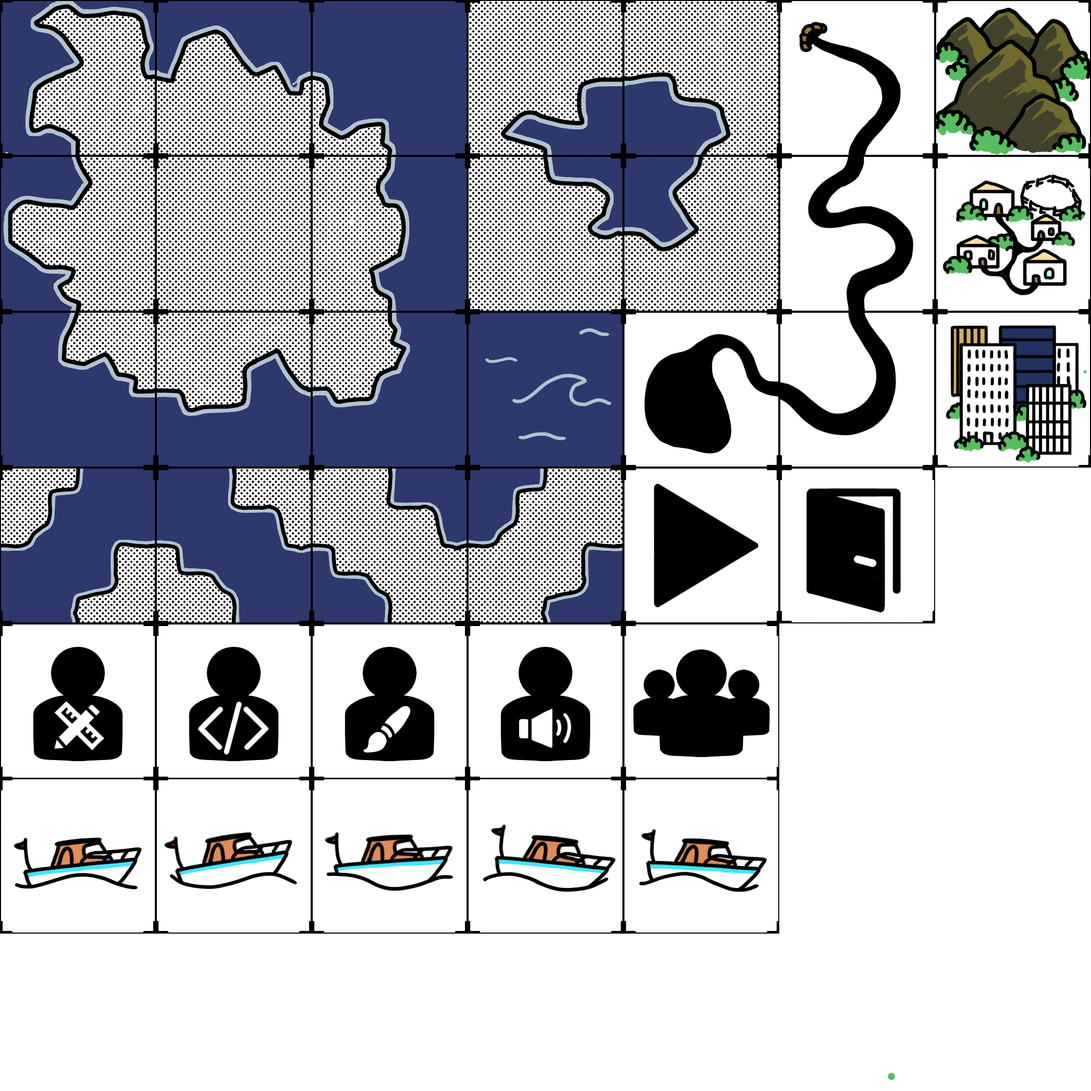
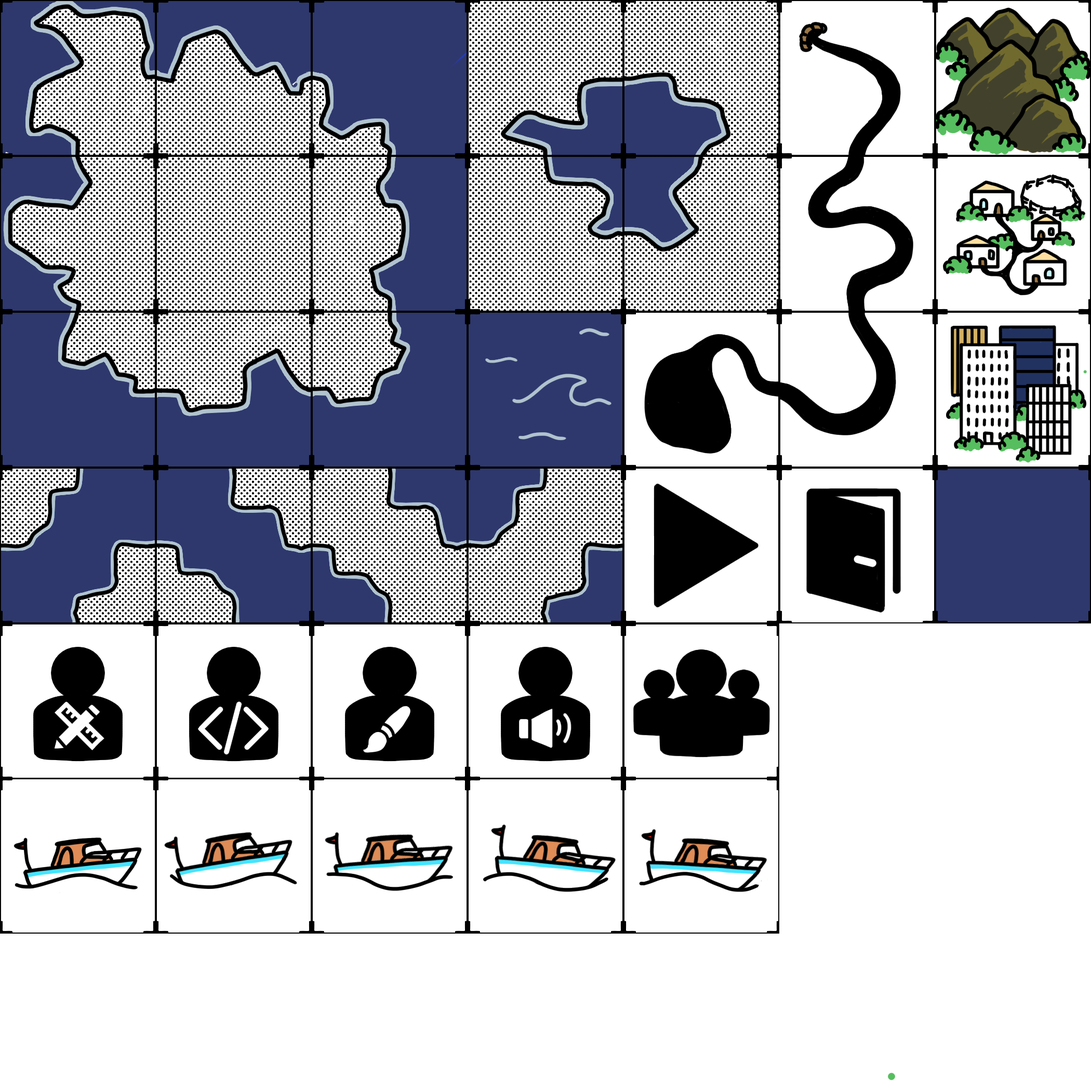
Layers edited between the first and the second 1091 x 1091 image:
painted on "Tile_Add_River_Corner.png" over [935, 467, 980, 512]
added layer "Copy of Tile_Empty.png" in group "Group 2" over [935, 467, 1091, 624]
painted on "Paint Layer 1" over [935, 467, 1091, 624]
